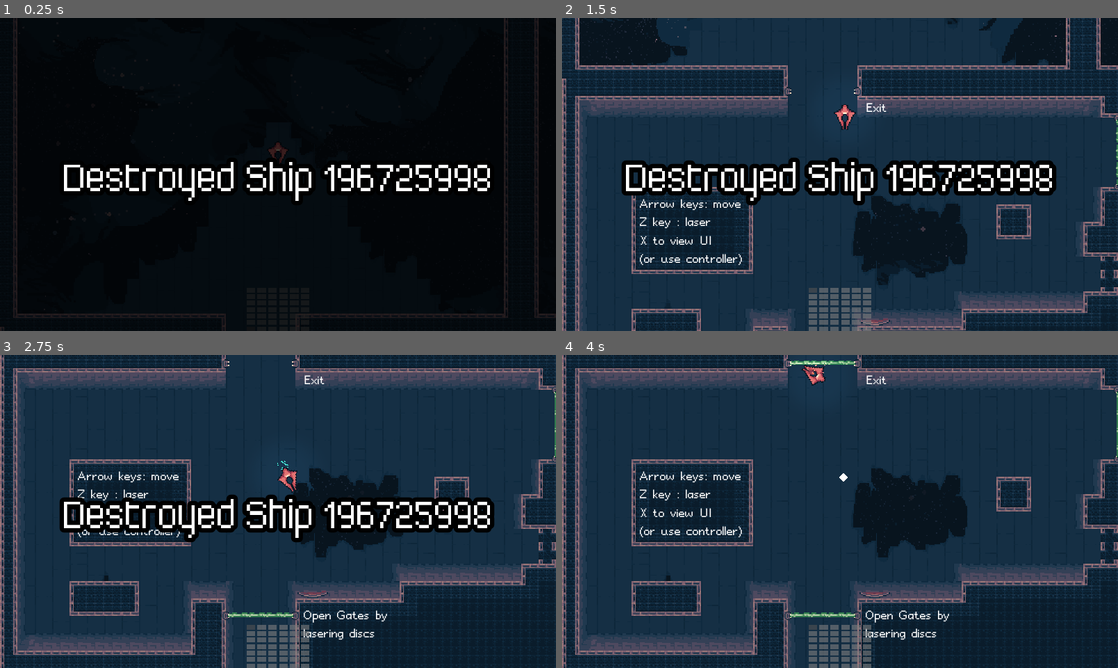
Above: before the commit, frames 1-4 (two rows, left to right).
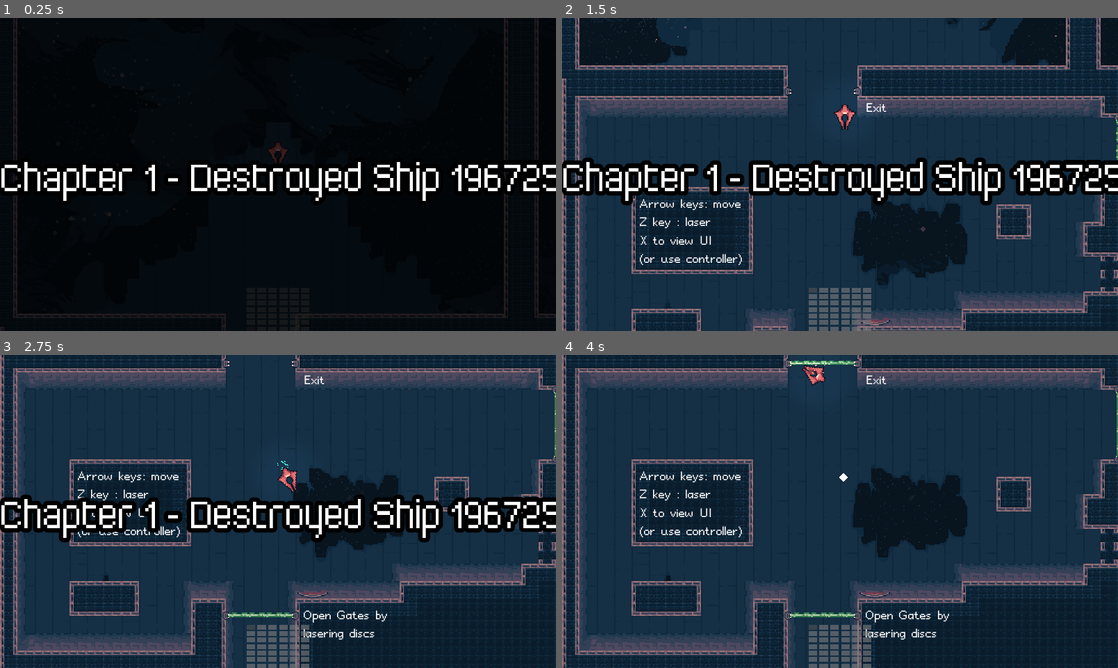
Above: after the commit, the same moments.

Repository: boukew99/godot_wild_jam_34
Game: Godot game, scene res://physics/2d/room/game.tscn
The game is run twice, just before and just after one commit, with the same random seed, the same clock (stepped at 60 frames per second) and the same inputs. This scene is started directly instead of the project's main scene.
Inputs:
- Up to frame 1 (0.25 s): no input
- Up to frame 2 (1.5 s): hold Right (move_right) 0.53-1.28 s; hold V (bomb) 0.53-1.28 s; hold Down (move_down) from 1.28 s (still down); tap Z (laser) at 1.35 s
- Up to frame 3 (2.75 s): release Down (move_down) at 2.03 s; hold Right (move_right) from 2.03 s (still down); hold C (nitro) from 2.03 s (still down)
- Up to frame 4 (4 s): release Right (move_right) at 2.78 s; release C (nitro) at 2.78 s; hold Up (move_up) 2.78-3.53 s; tap V (bomb) at 2.85 s; hold Left (move_left) from 3.53 s (still down); hold Z (laser) from 3.53 s (still down)

The runs differ from the first frame. In frame 1, 3.8% of the frame differs, in the area x 0-100%, y 44-59%; in frame 2, 7.3%, in the area x 0-100%, y 44-60%; in frame 3, 7.2%; in frame 4, nothing differs.

Commit message:
actual fix

Diff:
--- a/project/audio/loop_back_player.gd
+++ b/project/audio/loop_back_player.gd
@@ -10,5 +10,6 @@
 	play()
 
 func next():
-	print("hello do you work???")
 	current_loop = clamp(current_loop + 1, 0, loop_sequence.size() - 1)
+
+	print(current_loop)
--- a/project/physics/2d/room/game.tscn
+++ b/project/physics/2d/room/game.tscn
@@ -1376,7 +1376,7 @@
 
 [node name="Transition" parent="CanvasLayer" instance=ExtResource( 9 )]
 next_scene = "res://physics/1d/title_screen.tscn"
-scene_name = "Destroyed Ship 196725998"
+scene_name = "Chapter 1 - Destroyed Ship 196725998"
 
 [node name="Theme1" parent="." instance=ExtResource( 28 )]
 loop_sequence = [ ExtResource( 26 ), ExtResource( 24 ), ExtResource( 25 ), ExtResource( 27 ) ]
@@ -1395,12 +1395,12 @@
 [connection signal="on_toggle" from="Space/LaserTarget12" to="Space/Door9" method="on_toggle"]
 [connection signal="on_toggle" from="Space/LaserTarget13" to="Space/Door9" method="on_toggle"]
 [connection signal="on_toggle" from="Space/LaserTarget14" to="Space/Door13" method="on_toggle"]
+[connection signal="on_toggle" from="Space/LaserTarget15" to="Space/Door11" method="on_toggle"]
+[connection signal="on_toggle" from="Space/LaserTarget15" to="Space/Door10" method="on_toggle"]
 [connection signal="on_toggle" from="Space/LaserTarget15" to="Space/Door12" method="on_toggle"]
-[connection signal="on_toggle" from="Space/LaserTarget15" to="Space/Door10" method="on_toggle"]
-[connection signal="on_toggle" from="Space/LaserTarget15" to="Space/Door11" method="on_toggle"]
 [connection signal="on_toggle" from="Space/LaserTarget16" to="Space/Highway" method="on_toggle"]
 [connection signal="on_toggle" from="Space/LaserTarget16" to="Space/Door14" method="on_toggle"]
+[connection signal="on_toggle" from="Space/LaserTarget17" to="Space/Door8" method="on_toggle"]
+[connection signal="on_toggle" from="Space/LaserTarget17" to="Space/Door6" method="on_toggle"]
 [connection signal="on_toggle" from="Space/LaserTarget17" to="Space/Door7" method="on_toggle"]
-[connection signal="on_toggle" from="Space/LaserTarget17" to="Space/Door6" method="on_toggle"]
-[connection signal="on_toggle" from="Space/LaserTarget17" to="Space/Door8" method="on_toggle"]
 [connection signal="on_toggle" from="Space/LaserTarget18" to="Space/Door15" method="on_toggle"]
Not shown, changed: project/audio/music/loops/track_1_groove_loop.ogg.import
